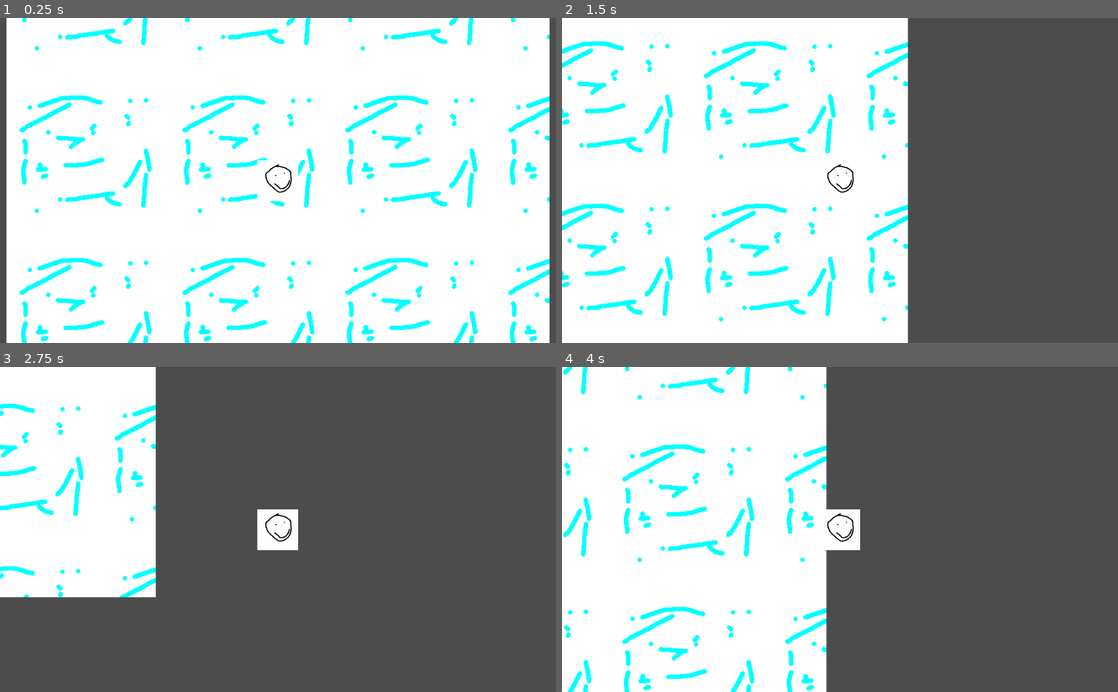
Above: before the commit, frames 1-4 (two rows, left to right).
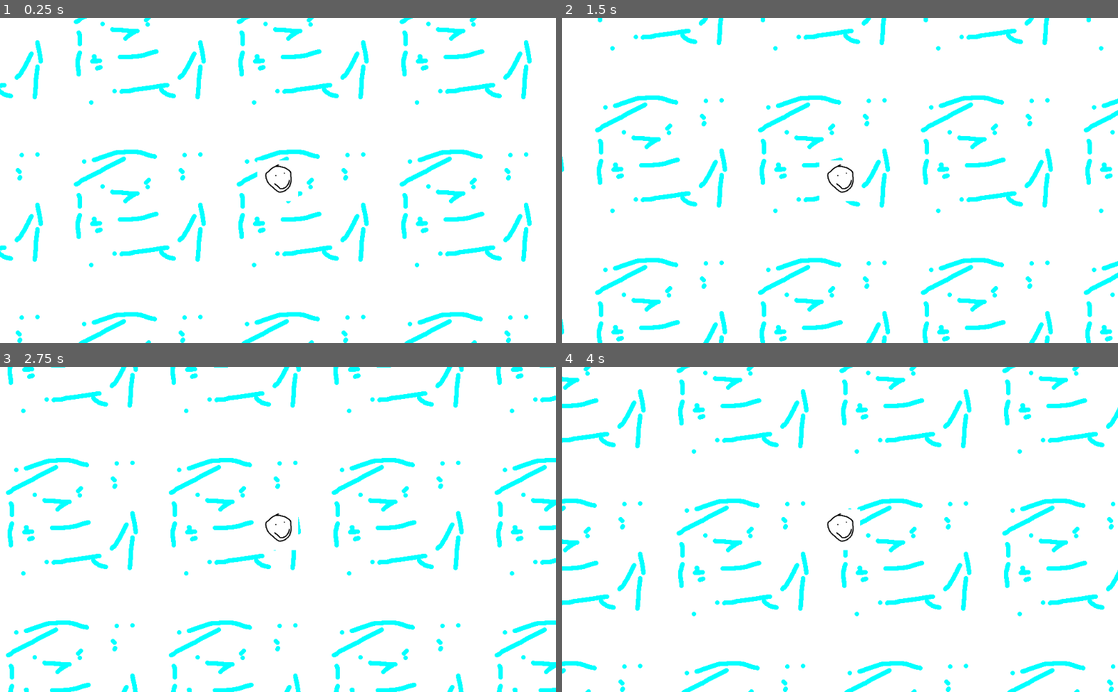
Above: after the commit, the same moments.

Repository: Lock-The-Door/Billowing-Blizzards
Game: Godot game, scene res://Scenes/Game.tscn
The game is run twice, just before and just after one commit, with the same random seed, the same clock (stepped at 60 frames per second) and the same inputs.
Inputs:
- Up to frame 1 (0.25 s): no input
- Up to frame 2 (1.5 s): tap Enter at 0.5 s; hold D 0.53-1.28 s; hold S from 1.28 s (still down)
- Up to frame 3 (2.75 s): release S at 2.03 s; hold D from 2.03 s (still down)
- Up to frame 4 (4 s): release D at 2.78 s; hold W 2.78-3.53 s; hold A from 3.53 s (still down)

The runs differ from the first frame. In frame 1, 18% of the frame differs, in the area x 0-100%, y 0-100%; in frame 2, 48%; in frame 3, 82%; in frame 4, 60%.

Commit message:
use world size constant

Diff:
--- a/Scenes/Game.tscn
+++ b/Scenes/Game.tscn
@@ -1,13 +1,14 @@
-[gd_scene load_steps=5 format=2]
+[gd_scene load_steps=6 format=2]
 
 [ext_resource path="res://Assets/stupid face.png" type="Texture" id=1]
 [ext_resource path="res://Scripts/Player.gd" type="Script" id=2]
 [ext_resource path="res://Scripts/Camera.gd" type="Script" id=3]
 [ext_resource path="res://Assets/snow bg.png" type="Texture" id=4]
+[ext_resource path="res://Scripts/Background.gd" type="Script" id=5]
 
 [node name="Game" type="Node2D"]
 
-[node name="TextureRect" type="TextureRect" parent="."]
+[node name="Background" type="TextureRect" parent="."]
 margin_left = -500.0
 margin_top = -500.0
 margin_right = 500.0
@@ -15,6 +16,7 @@
 texture = ExtResource( 4 )
 expand = true
 stretch_mode = 2
+script = ExtResource( 5 )
 
 [node name="Player" type="Sprite" parent="."]
 scale = Vector2( 0.25, 0.25 )
--- /dev/null
+++ b/Scripts/Background.gd
@@ -0,0 +1,7 @@
+extends TextureRect
+
+const WORLD_SIZE = preload("res://Scripts/Constants.gd").WORLD_SIZE
+
+func _ready():
+	self.set_size(WORLD_SIZE*2)
+	self.set_position(WORLD_SIZE / -2)
--- /dev/null
+++ b/Scripts/Constants.gd
@@ -0,0 +1,3 @@
+extends Node2D
+
+const WORLD_SIZE = Vector2(5000, 5000)
--- a/Scripts/Player.gd
+++ b/Scripts/Player.gd
@@ -1,6 +1,6 @@
 extends Sprite
 
-var worldSize = Vector2(2000, 2000)
+const WORLD_SIZE = preload("res://Scripts/Constants.gd").WORLD_SIZE
 var speed = 500
 
 # Called when the node enters the scene tree for the first time.
@@ -30,5 +30,5 @@
 
 
 	# Clamp to world size of 1000 x 1000
-	position.x = clamp(position.x, worldSize.x / -2, worldSize.x / 2)
-	position.y = clamp(position.y, worldSize.y / -2, worldSize.y / 2)
+	position.x = clamp(position.x, WORLD_SIZE.x / -2, WORLD_SIZE.x / 2)
+	position.y = clamp(position.y, WORLD_SIZE.y / -2, WORLD_SIZE.y / 2)
